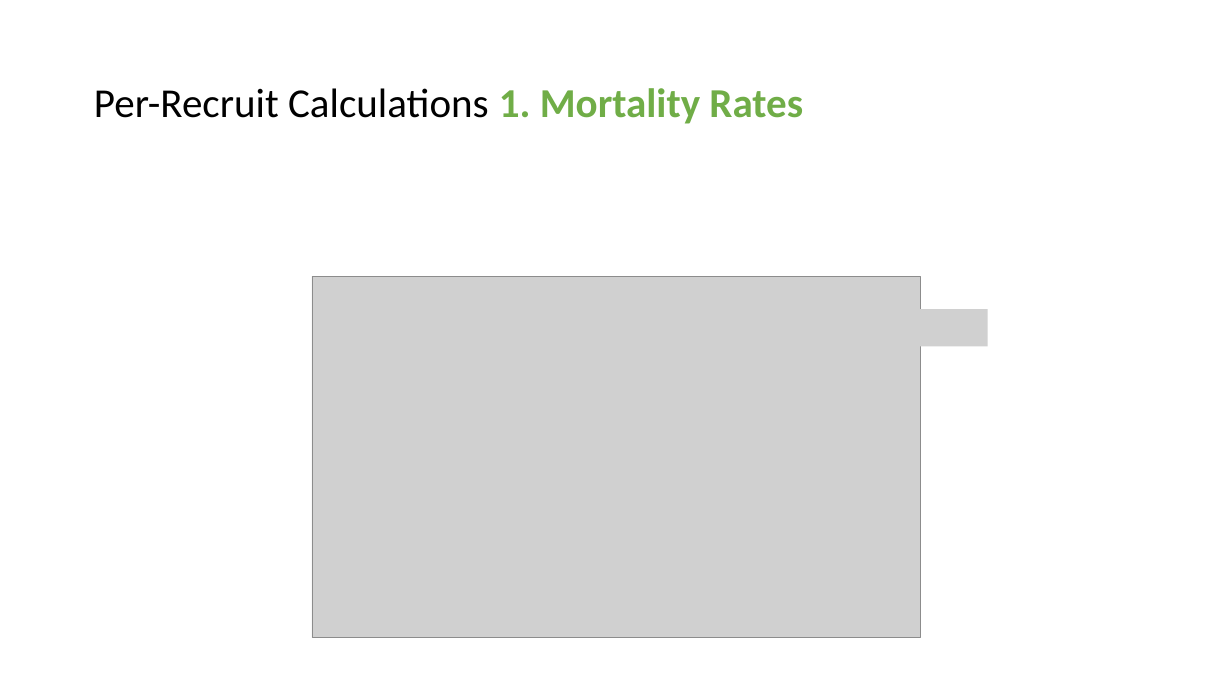
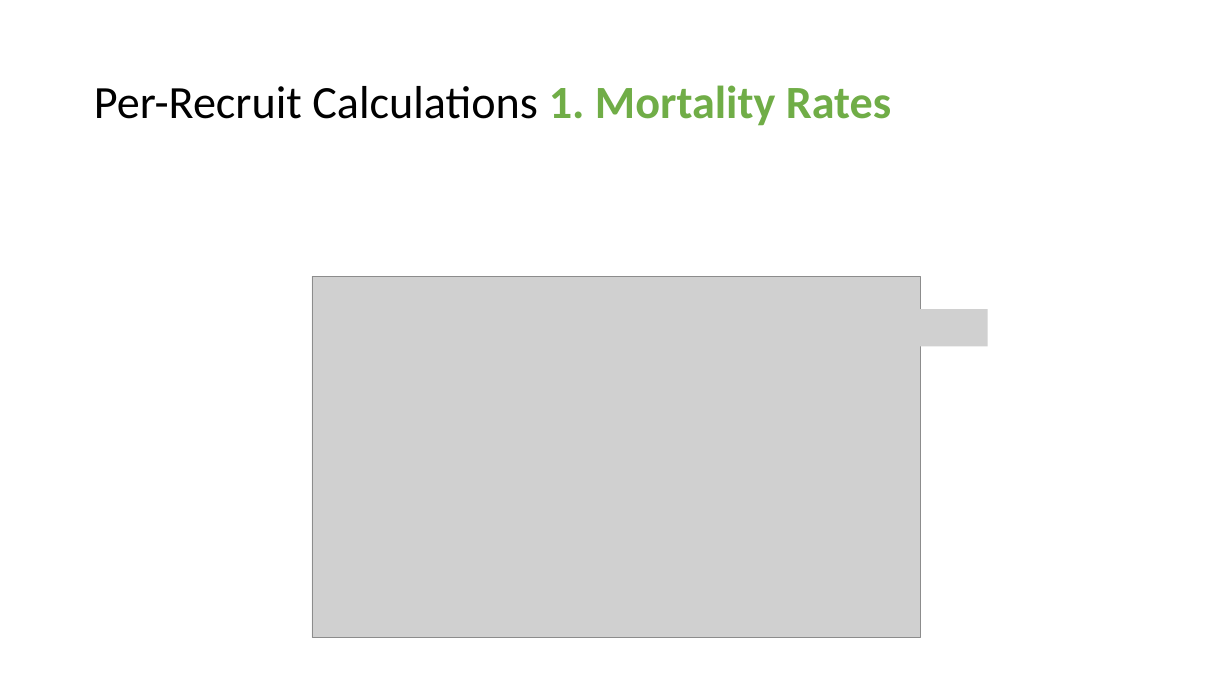
Before and after one commit to TESA-workshops/Ref-Pt-101, a slide deck: slide 64 of RefPt101_221110tb.pptx (slide 65 before the commit). Drawn at 1232x693 pixels with LibreOffice and Linux fonts; fonts in the diff are those of the drawing; grey boxes stand for pictures. Boxes give left, top, right and bottom in pixels: in the first picture for what was removed or moved away, otherwise in the second. Text is boxed around its words. In the diff, an @@ line names an element or a change of style, - is before the commit and + after.

```diff
--- a/RefPt101_221110tb.pptx
+++ b/RefPt101_221110tb.pptx
@@ title "Per-Recruit Calculations 1. Mortality Rates" at box(94, 85, 891, 126): size 32 to 36 pt @@
```
Also in this commit, not shown: 36 other slides changed, 1 slide removed, 1 other file.
